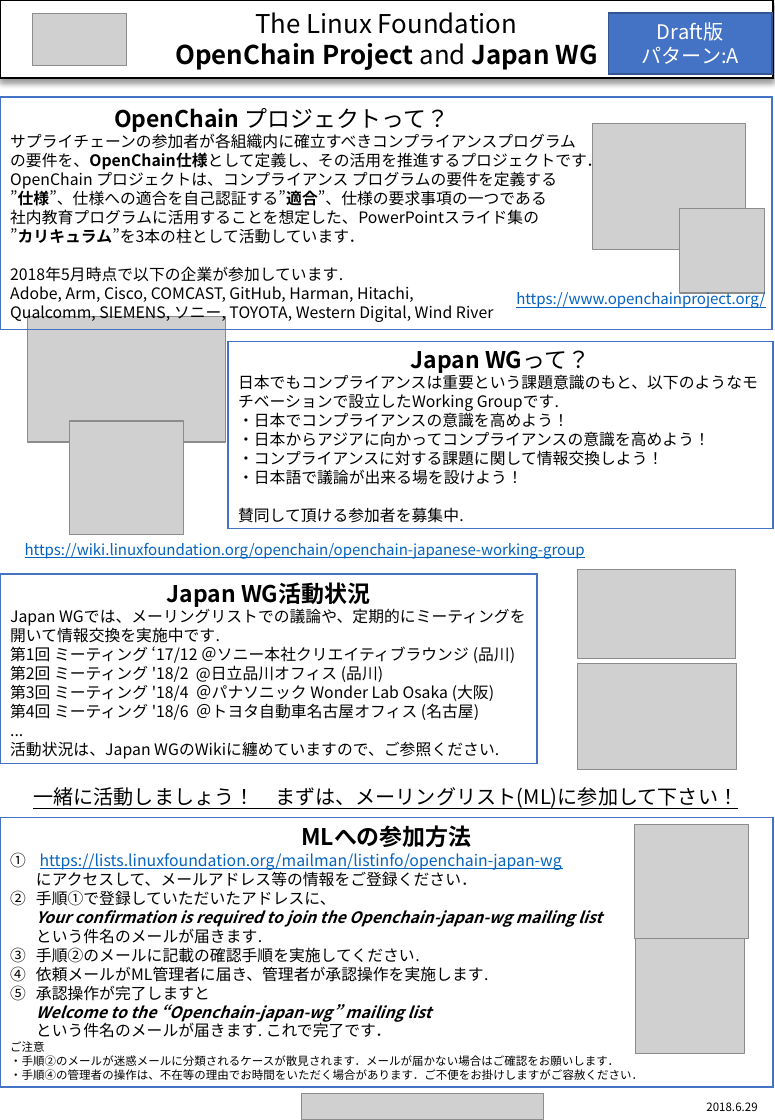
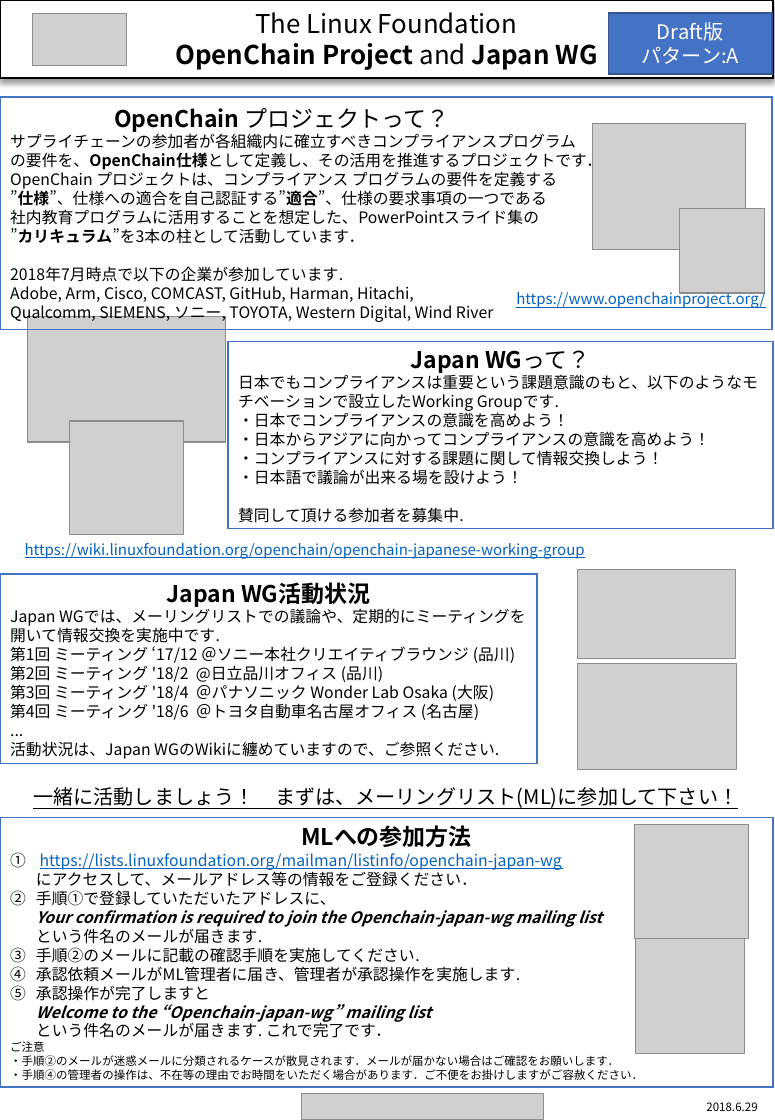
Before and after one commit to OpenChain-Project/OpenChain-JWG, a slide deck: slide 1 of Leaflet/One-Page_Version/review/a_openchain_leaflet_20180629.pptx. Drawn at 775x1120 pixels with LibreOffice and Linux fonts; fonts in the diff are those of the drawing; grey boxes stand for pictures. Boxes give left, top, right and bottom in pixels: in the first picture for what was removed or moved away, otherwise in the second. Text is boxed around its words. In the diff, an @@ line names an element or a change of style, - is before the commit and + after.

Commit message:
Issue #5 fixed

```diff
--- a/Leaflet/One-Page_Version/review/a_openchain_leaflet_20180629.pptx
+++ b/Leaflet/One-Page_Version/review/a_openchain_leaflet_20180629.pptx
@@ text in rectangle at (10, 266, 343, 282): text changed @@
-2018年5月時点で以下の企業が参加しています.
+2018年7月時点で以下の企業が参加しています.
@@ text in rectangle at (36, 966, 520, 982): text changed @@
-4. 依頼メールがML管理者に届き、管理者が承認操作を実施します.
+4. 承認依頼メールがML管理者に届き、管理者が承認操作を実施します.
```
